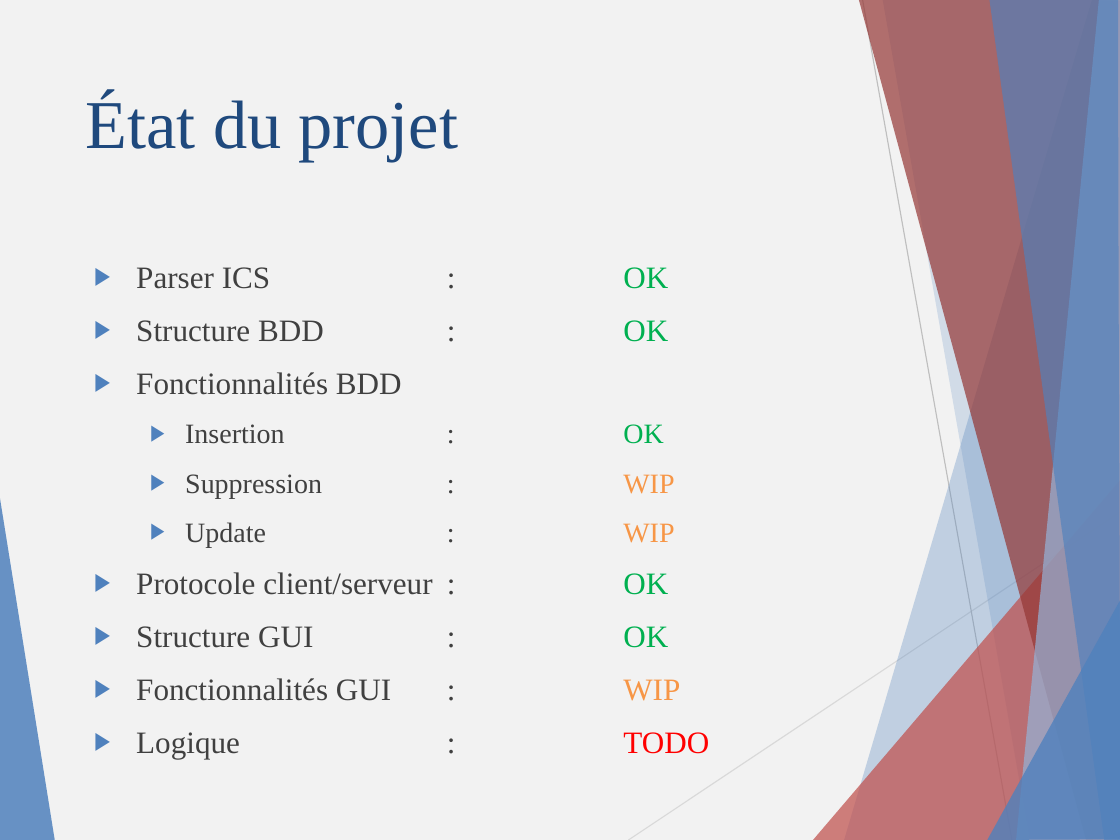
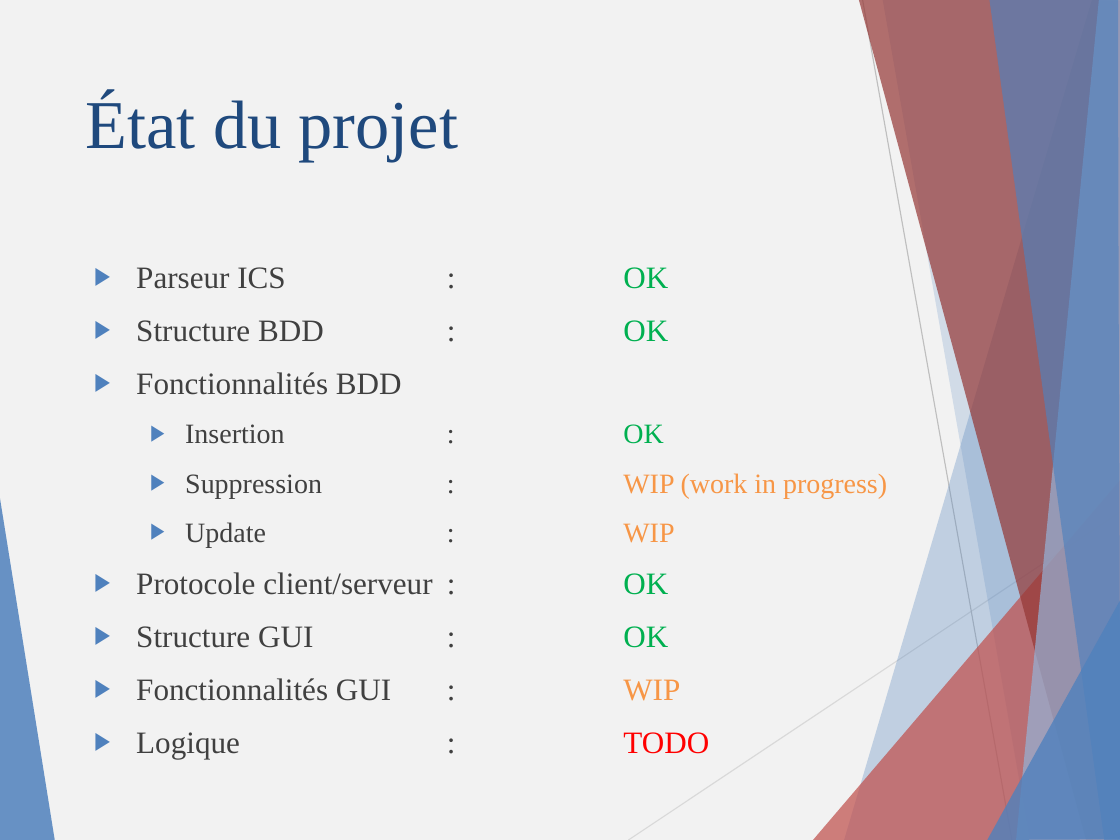
Before and after one commit to Nyahon/PRO, a slide deck: slide 8 of presentation/DARYLL.pptx. Drawn at 1120x840 pixels with LibreOffice and Linux fonts; fonts in the diff are those of the drawing. Boxes give left, top, right and bottom in pixels: in the first picture for what was removed or moved away, otherwise in the second. Text is boxed around its words. In the diff, an @@ line names an element or a change of style, - is before the commit and + after.

```diff
--- a/presentation/DARYLL.pptx
+++ b/presentation/DARYLL.pptx
@@ text at (136, 267, 668, 289): text changed @@
-▶ Parser ICS : OK
+▶ Parseur ICS : OK
@@ text at (185, 473, 887, 498): text changed; text colour #404040 to #F79646 @@
-  ▶ Suppression : WIP
+  ▶ Suppression : WIP (work in progress)
```
Also in this commit, not shown: 8 other slides changed.
